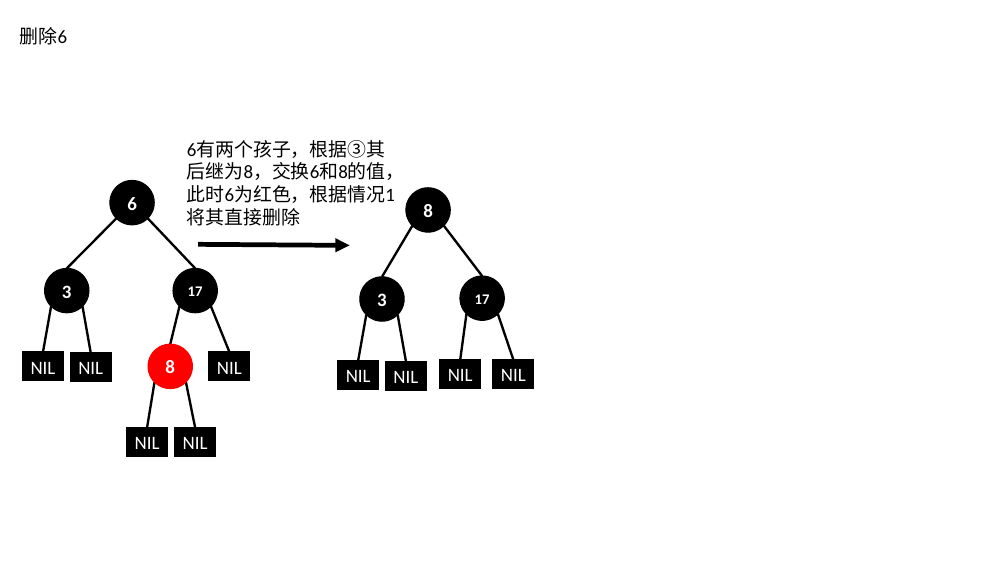
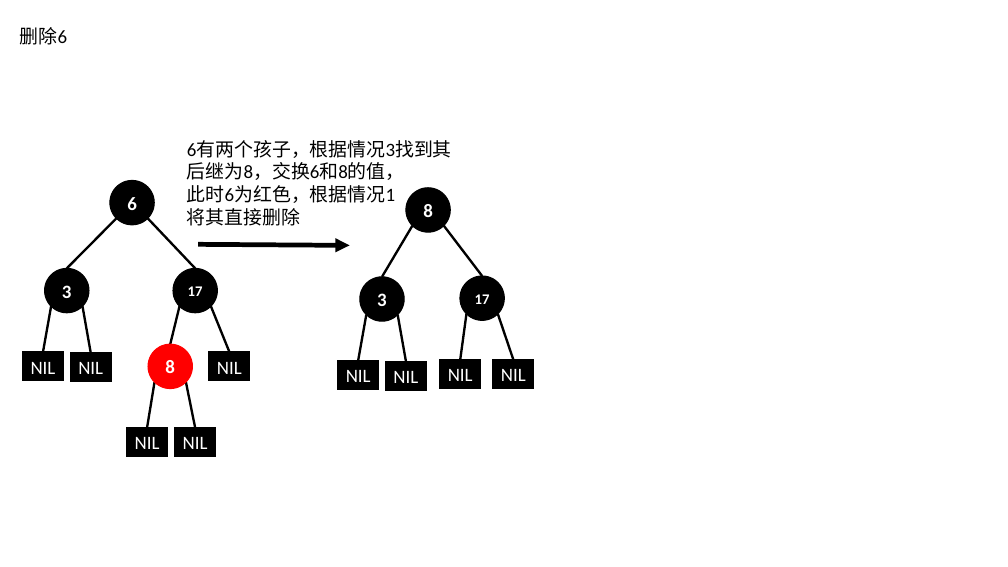
Before and after one commit to BinMarshall/studing, a slide deck: slide 34 of 源码分析/红黑树插入演示.pptx. Drawn at 1008x567 pixels with LibreOffice and Linux fonts; fonts in the diff are those of the drawing. Boxes give left, top, right and bottom in pixels: in the first picture for what was removed or moved away, otherwise in the second. Text is boxed around its words. In the diff, an @@ line names an element or a change of style, - is before the commit and + after.

```diff
--- a/源码分析/红黑树插入演示.pptx
+++ b/源码分析/红黑树插入演示.pptx
@@ text at [187, 140, 452, 158]: text changed @@
-6有两个孩子，根据③其
+6有两个孩子，根据情况3找到其
```
Also in this commit, not shown: 19 other slides changed.
